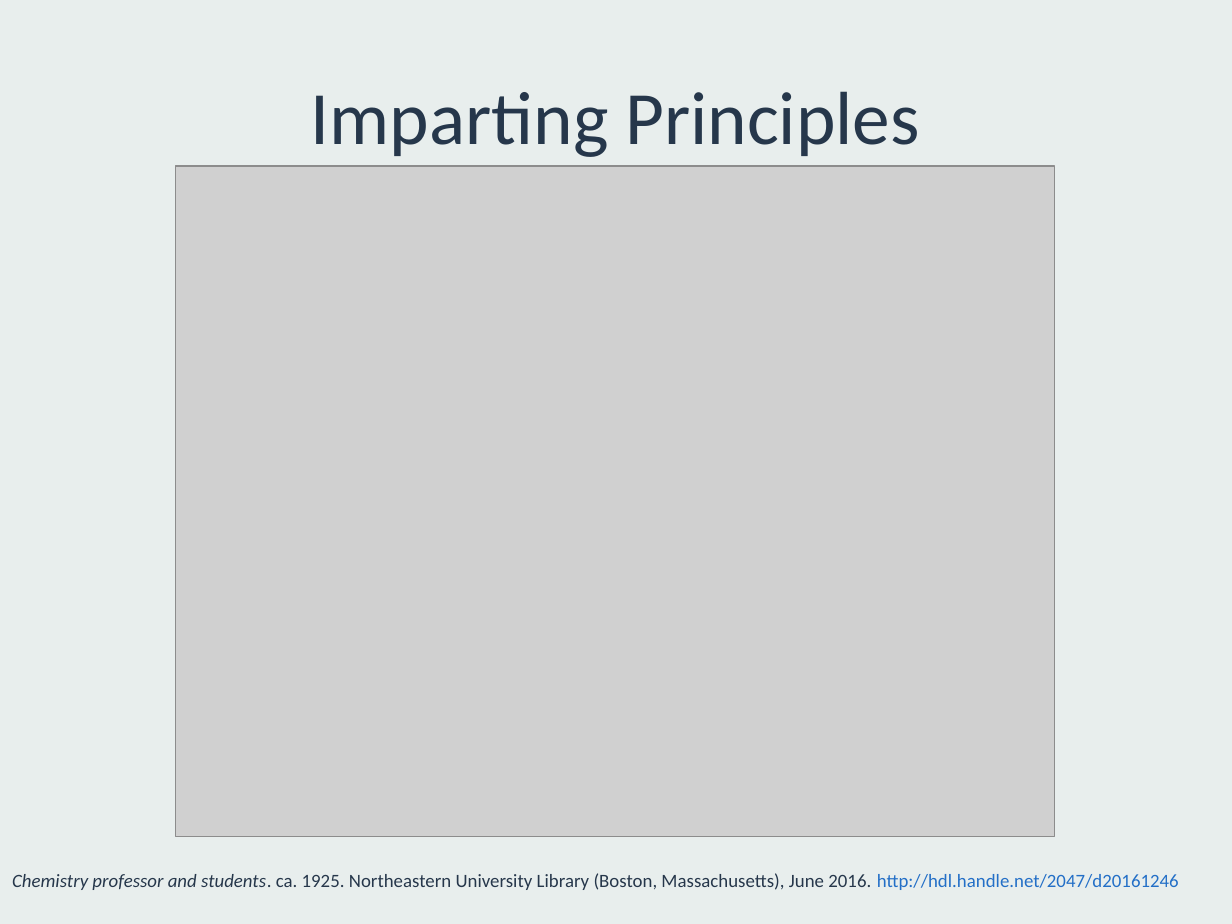
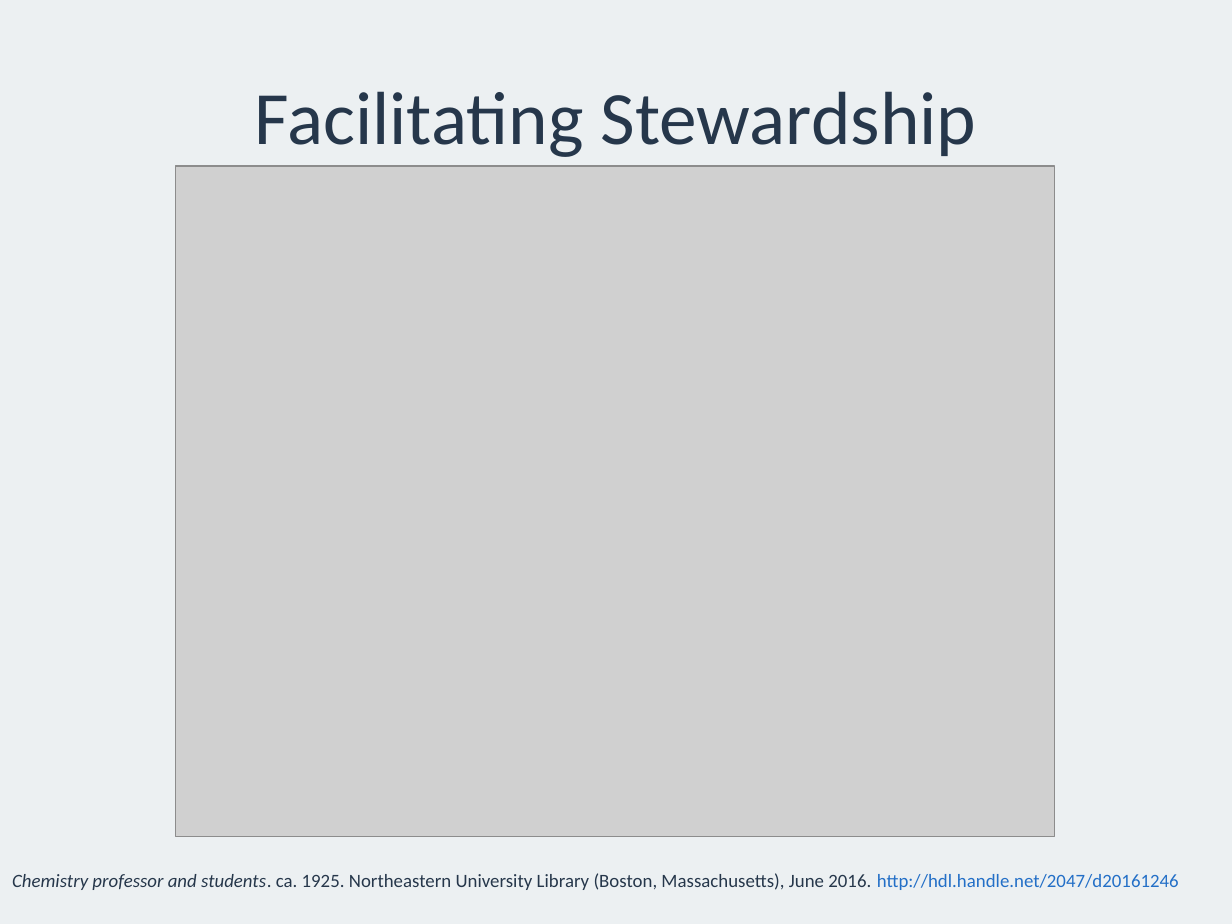
Before and after one commit to sarahjeansweeney/various_files, a slide deck: slide 5 of Presentations/Open Repositories 2016/Digital Stewardship/DigitalStewardship.pptx. Drawn at 1232x924 pixels with LibreOffice and Linux fonts; fonts in the diff are those of the drawing; grey boxes stand for pictures. Boxes give left, top, right and bottom in pixels: in the first picture for what was removed or moved away, otherwise in the second. Text is boxed around its words. In the diff, an @@ line names an element or a change of style, - is before the commit and + after.

```diff
--- a/Presentations/Open Repositories 2016/Digital Stewardship/DigitalStewardship.pptx
+++ b/Presentations/Open Repositories 2016/Digital Stewardship/DigitalStewardship.pptx
@@ background #E8EEED to #ECF0F2 @@
@@ title at [255,91,977,157]: text changed @@
-Imparting Principles
+Facilitating Stewardship
```
Also in this commit, not shown: 7 other slides changed.
